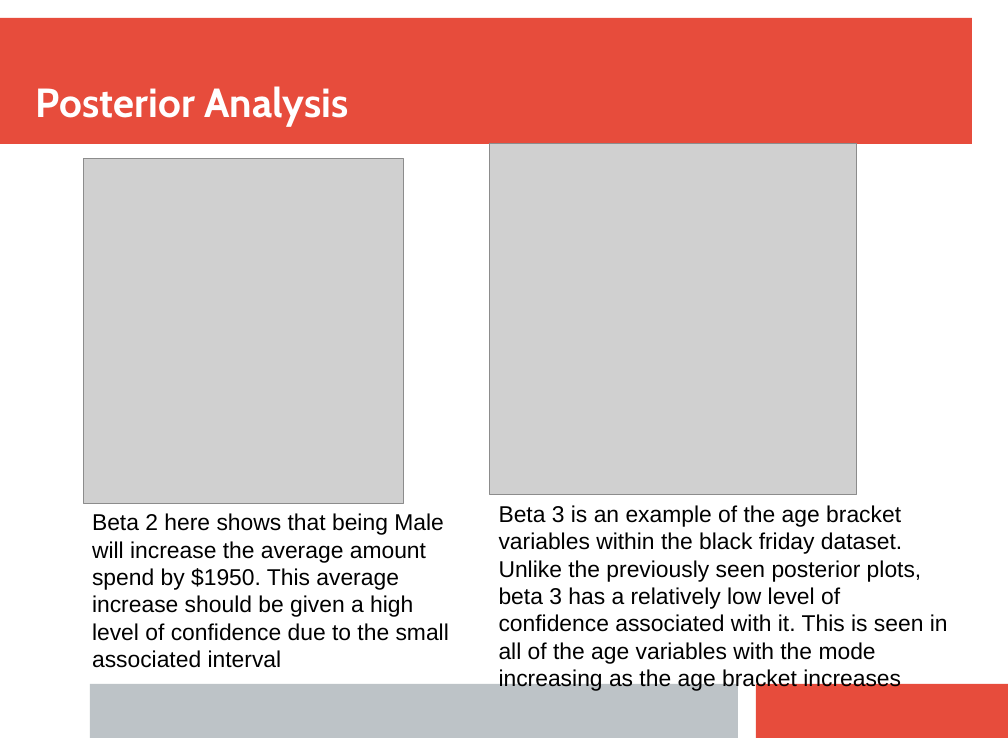
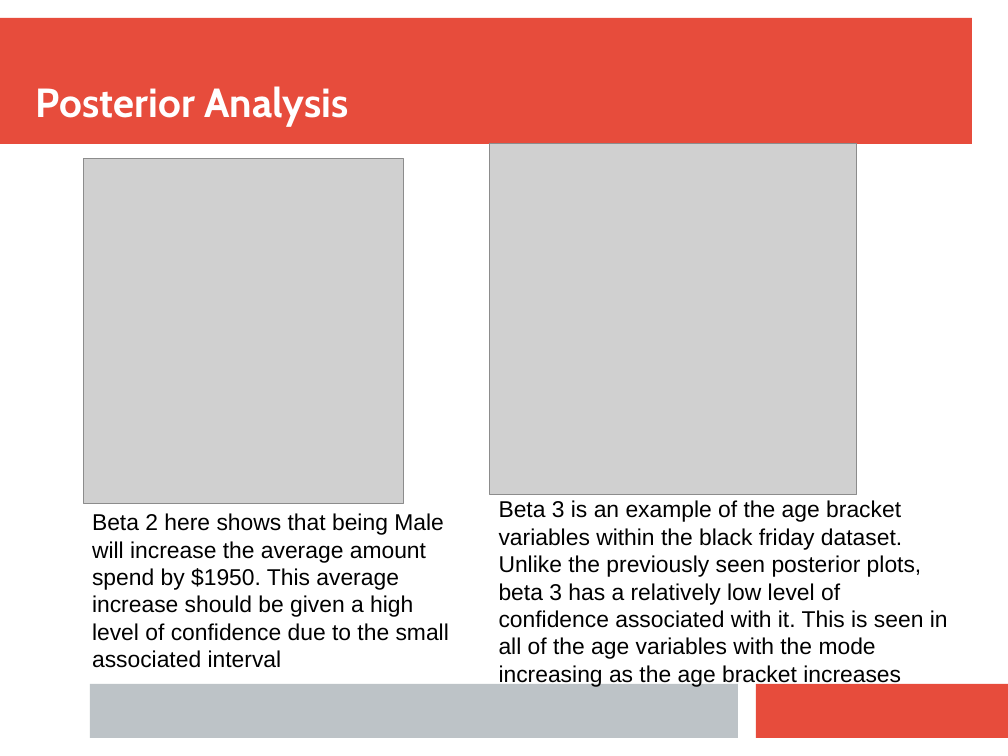
Before and after one commit to tim-kirkbride/BayesianAssignment, a slide deck: slide 20 of Presentation.pptx (slide 14 before the commit). Drawn at 1008x756 pixels with LibreOffice and Linux fonts; fonts in the diff are those of the drawing; grey boxes stand for pictures. Boxes give left, top, right and bottom in pixels: in the first picture for what was removed or moved away, otherwise in the second. Text is boxed around its words. In the diff, an @@ line names an element or a change of style, - is before the commit and + after.

```diff
--- a/Presentation.pptx
+++ b/Presentation.pptx
@@ text "Beta 3 is an example ...": place and size @@
-text "Beta 3 is an example ..." at (499,505,948,692)
+text "Beta 3 is an example ..." at (499,500,948,688)
```
Also in this commit, not shown: 4 other slides changed, 6 slides added, 1 slide removed, 1 other file.
